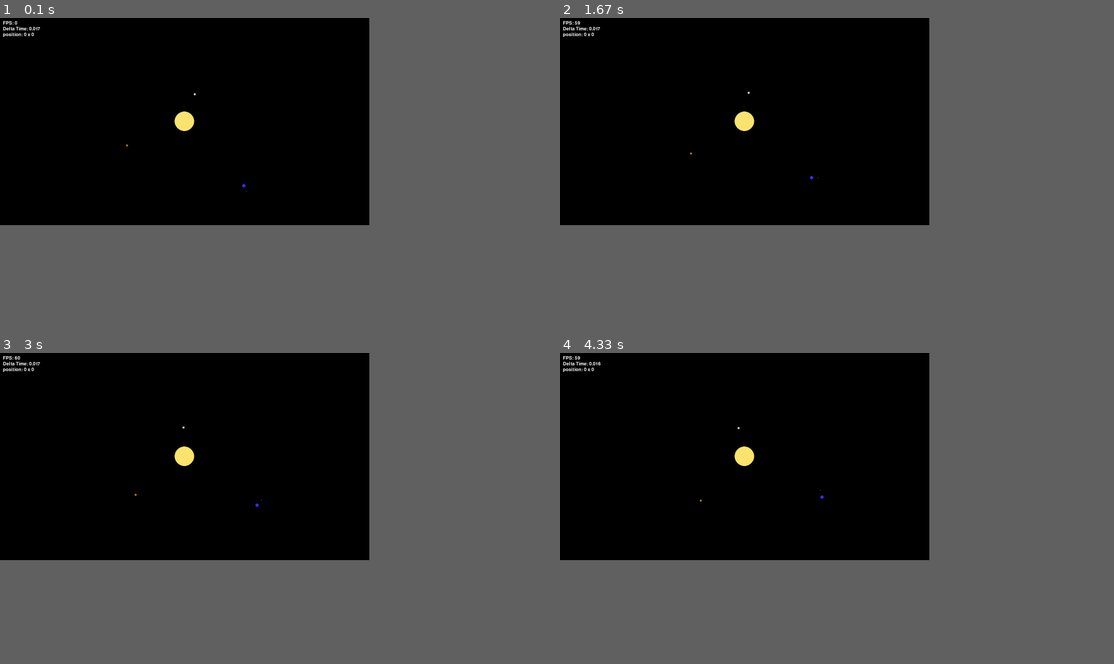
Above: before the commit, frames 1-4 (two rows, left to right).
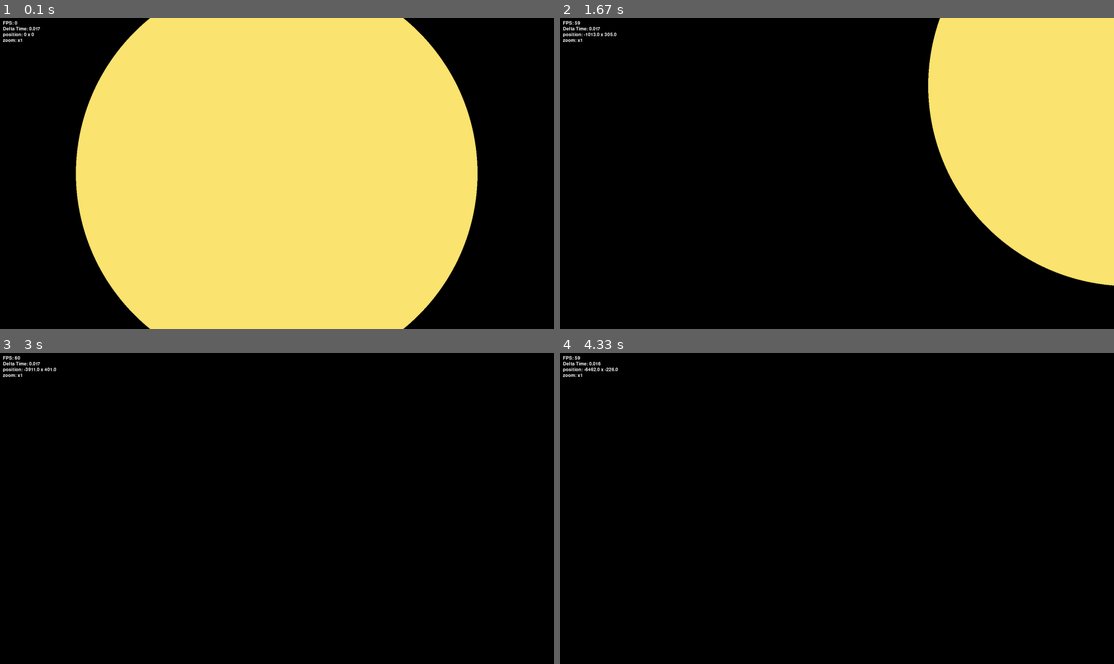
Above: after the commit, the same moments.

Repository: jmwhitworth/Pygame-Solar-System
Game: pygame game, started from main.py
The game is run twice, just before and just after one commit, with the same random seed, the same clock (stepped at 60 frames per second) and the same inputs.
Inputs (mouse positions are in pixels of both pictures, inside the frame that each line leads up to):
- Up to frame 1 (0.1 s): no input
- Up to frame 2 (1.67 s): press the mouse at (704, 176) at 0.37 s; move the mouse to (798, 207) at 0.47 s; release the mouse at (892, 241) at 0.6 s; tap Space at 0.67 s; press the mouse at (704, 176) at 1.03 s; move the mouse to (681, 145) at 1.13 s; release the mouse at (659, 114) at 1.27 s; press the mouse at (704, 176) at 1.37 s; move the mouse to (870, 161) at 1.47 s; release the mouse at (1036, 148) at 1.6 s
- Up to frame 3 (3 s): press the mouse at (144, 511) at 1.7 s; move the mouse to (221, 502) at 1.8 s; release the mouse at (299, 496) at 1.93 s; press the mouse at (144, 511) at 2.03 s; move the mouse to (232, 517) at 2.13 s; release the mouse at (321, 527) at 2.27 s; press the mouse at (144, 511) at 2.37 s; move the mouse to (304, 508) at 2.47 s; release the mouse at (470, 505) at 2.6 s; press the mouse at (144, 511) at 2.7 s; move the mouse to (232, 499) at 2.8 s; release the mouse at (321, 489) at 2.93 s
- Up to frame 4 (4.33 s): press the mouse at (704, 511) at 3.03 s; move the mouse to (781, 552) at 3.13 s; release the mouse at (859, 592) at 3.27 s; press the mouse at (704, 511) at 3.37 s; move the mouse to (853, 567) at 3.47 s; release the mouse at (1003, 620) at 3.6 s; press the mouse at (704, 511) at 3.7 s; move the mouse to (759, 492) at 3.8 s; release the mouse at (814, 477) at 3.93 s; press the mouse at (704, 511) at 4.03 s; move the mouse to (787, 524) at 4.13 s; release the mouse at (870, 533) at 4.27 s
In our replay, the window is 600x337 before the commit and 900x506 after it. These sizes can differ from the game's own. Grey fills any space a smaller window leaves; there, only what the larger window draws over its background counts as a difference.

The runs differ from the first frame. In frame 1, 58% of the frame differs, in the area x 0-100%, y 0-100%; in frame 2, 24%; in frame 3, 0.3%; in frame 4, 0.3%.

Commit message:
Added zooming

Diff:
--- a/assets/scale.json
+++ b/assets/scale.json
@@ -1,12 +1,12 @@
 {
     "star": {
-        "distance": 0.000000002,
-        "velocity": 0.00000002,
-        "size": 0.0000001
+        "distance": 0.00000002,
+        "velocity": 0.00000001,
+        "size": 0.000002
     },
     "planet": {
-        "distance": 0.000000002,
-        "velocity": 0.00000002,
+        "distance": 0.00000002,
+        "velocity": 0.00000001,
         "size": 0.000002
     },
     "moon": {
--- a/assets/settings.json
+++ b/assets/settings.json
@@ -2,7 +2,7 @@
     "screen": {
         "title":    "Solar System Simulation by Jack Whitworth",
         "FPS":      60,
-        "width":    1280,
-        "height":   720
+        "width":    1920,
+        "height":   1080
     }
 }
--- a/classes/CameraSurface.py
+++ b/classes/CameraSurface.py
@@ -12,9 +12,27 @@
     def __init__(self, *args, **kwargs):
         super().__init__(*args, **kwargs)
 
-        self.position: tuple[int | float, int | float] = (0, 0)
+        self.unzoomed_position: tuple[int | float, int | float] = (0, 0)
         self.half_width: int | float = self.get_width() / 2
         self.half_height: int | float = self.get_height() / 2
+
+        # Camera movement
+        self.dragging: bool = False
+        self.mouse_previous_position = pygame.Vector2(0, 0)
+
+        self.zoom = 1
+
+    @property
+    def position(self) -> tuple[int | float, int | float]:
+        """The current position of the CameraSurface, accounting for current zoom level"""
+        return (
+            self.unzoomed_position[0] * self.zoom,
+            self.unzoomed_position[1] * self.zoom,
+        )
+
+    @position.setter
+    def position(self, value: tuple[int | float, int | float]):
+        self.unzoomed_position = value
 
     @property
     def offset(self) -> tuple[int | float, int | float]:
@@ -32,8 +50,39 @@
         Args:
             value (tuple[int | float, int | float]): The x and y values to move the CameraSurface by
         """
-        self.position = (self.position[0] + value[0], self.position[1] + value[1])
+        self.position = (
+            self.unzoomed_position[0] + value[0],
+            self.unzoomed_position[1] + value[1],
+        )
 
     def reset(self):
         """Resets the CameraSurface's position to the origin (0, 0)."""
         self.position = (0, 0)
+        self.zoom = 1
+
+    def handle_event(self, event: pygame.event.Event):
+        if event.type == pygame.MOUSEBUTTONDOWN:
+            if event.button == 1:  # Left click press
+                self.dragging = True
+                self.mouse_previous_position = pygame.mouse.get_pos()
+
+        elif event.type == pygame.MOUSEBUTTONUP:
+            if event.button == 1:  # Left click release
+                self.dragging = False
+
+        elif event.type == pygame.MOUSEMOTION and self.dragging:  # Mouse drag movement
+            mouse_current_position = pygame.mouse.get_pos()
+            delta = (
+                pygame.Vector2(self.mouse_previous_position)
+                - pygame.Vector2(mouse_current_position)
+            ) / self.zoom
+            self.transform(delta)
+            self.mouse_previous_position = mouse_current_position
+
+        elif event.type == pygame.MOUSEWHEEL:  # Mouse wheel for zoom
+            self.zoom += event.y * 0.1
+            self.zoom = max(0.3, self.zoom)
+
+        elif event.type == pygame.KEYDOWN:  # Reset camera with space key
+            if event.key == pygame.K_SPACE:
+                self.reset()
--- a/classes/SolarSystem.py
+++ b/classes/SolarSystem.py
@@ -21,7 +21,7 @@
         self.focus: Optional[StellarObject] = None
         self.surface = CameraSurface(self.screen.get_size())
 
-        self.main_body: StellarObject = StellarObject.create(
+        self.main_body: StellarObject = StellarObject.create_from_dictionary(
             self.bodies,
             self.scales,
         )
@@ -31,7 +31,7 @@
         self.screen.blit(self.surface, (0, 0))
         self.surface.fill((0, 0, 0))
 
-        self.main_body.update()
+        self.main_body.update(self.surface.zoom)
         self.main_body.draw(self.surface, self.surface.offset)
 
         if self.focus:
@@ -39,21 +39,4 @@
 
     def handle_events(self, event: pygame.event.Event) -> None:
         """Handles events for the SolarSystem"""
-        if event.type == pygame.KEYDOWN:
-            if event.key == pygame.K_w:
-                self.focus = None
-                self.surface.transform((0, -50))
-            elif event.key == pygame.K_s:
-                self.focus = None
-                self.surface.transform((0, 50))
-            elif event.key == pygame.K_a:
-                self.focus = None
-                self.surface.transform((-50, 0))
-            elif event.key == pygame.K_d:
-                self.focus = None
-                self.surface.transform((50, 0))
-            elif event.key == pygame.K_SPACE:
-                self.focus = None
-                self.surface.reset()
-            elif event.key == pygame.K_1:
-                self.focus = random.choice(list(self.main_body.satellites))
+        self.surface.handle_event(event)
--- a/classes/StellarObject.py
+++ b/classes/StellarObject.py
@@ -23,6 +23,7 @@
             int(data["colour"]["g"]),
             int(data["colour"]["b"]),
         )
+        self.zoom_level: int | float = 1
 
         # Orbit properties
         self.angle = radians(uniform(0, 360))
@@ -34,16 +35,13 @@
         self.y: int = 0
         self.calculate_orbit()
 
-        self.image = pygame.Surface((self.size, self.size))
-        self.image.set_colorkey((0, 0, 0))
-
     @classmethod
-    def create(cls, data: dict, scales: dict) -> "StellarObject":
+    def create_from_dictionary(cls, data: dict, scales: dict) -> "StellarObject":
         """Recursively creates StellarObject instances and their satellites"""
         stellar_body = cls(data, scales)
 
         for satellite_data in data.get("satellites", []):
-            satellite = cls.create(satellite_data, scales)
+            satellite = cls.create_from_dictionary(satellite_data, scales)
             satellite.parent = stellar_body
             stellar_body.satellites.add(satellite)
 
@@ -55,28 +53,35 @@
         centre_of_rotation_y = self.parent.y if self.parent else 0
         return centre_of_rotation_x, centre_of_rotation_y
 
-    def calculate_orbit(self) -> None:
+    def calculate_orbit(self, zoom: int | float = 1) -> None:
         centre_x, centre_y = self.centre_of_rotation
-        self.x = centre_x + self.distance * cos(self.angle)
-        self.y = centre_y - self.distance * sin(self.angle)
+        self.x = centre_x + (self.distance * zoom) * cos(self.angle)
+        self.y = centre_y - (self.distance * zoom) * sin(self.angle)
         self.angle += self.velocity
 
-    def update(self) -> None:
-        self.calculate_orbit()
-        [satellite.update() for satellite in self.satellites]
+    def update(self, zoom: int | float = 1) -> None:
+        self.zoom_level = zoom
+        self.calculate_orbit(zoom)
+        [satellite.update(zoom) for satellite in self.satellites]
 
     def draw(self, surface: pygame.Surface, offset: tuple[int, int] = (0, 0)) -> None:
+        zoomed_size = self.size * self.zoom_level
+
+        image = pygame.Surface((zoomed_size, zoomed_size))
+        image.set_colorkey((0, 0, 0))
+
         pygame.draw.circle(
-            self.image,
+            image,
             self.colour,
-            (self.size / 2, self.size / 2),
-            self.size / 2,
+            (zoomed_size / 2, zoomed_size / 2),
+            zoomed_size / 2,
         )
+
         surface.blit(
-            self.image,
+            image,
             (
-                (self.x - (self.size / 2)) + offset[0],
-                (self.y - (self.size / 2)) + offset[1],
+                (self.x - (zoomed_size / 2)) + offset[0],
+                (self.y - (zoomed_size / 2)) + offset[1],
             ),
         )
 
--- a/main.py
+++ b/main.py
@@ -43,9 +43,10 @@
         debug(f"FPS: {int(clock.get_fps())}")
         debug(f"Delta Time: {delta_time}", y=30)
         debug(
-            f"position: {round(solar_system.surface.position[0], 2)} x {round(solar_system.surface.position[1], 2)}",
+            f"position: {round(solar_system.surface.unzoomed_position[0], 2)} x {round(solar_system.surface.unzoomed_position[1], 2)}",
             y=50,
         )
+        debug(f"zoom: x{round(solar_system.surface.zoom, 2)}", y=70)
 
         x += 50 * delta_time
 
